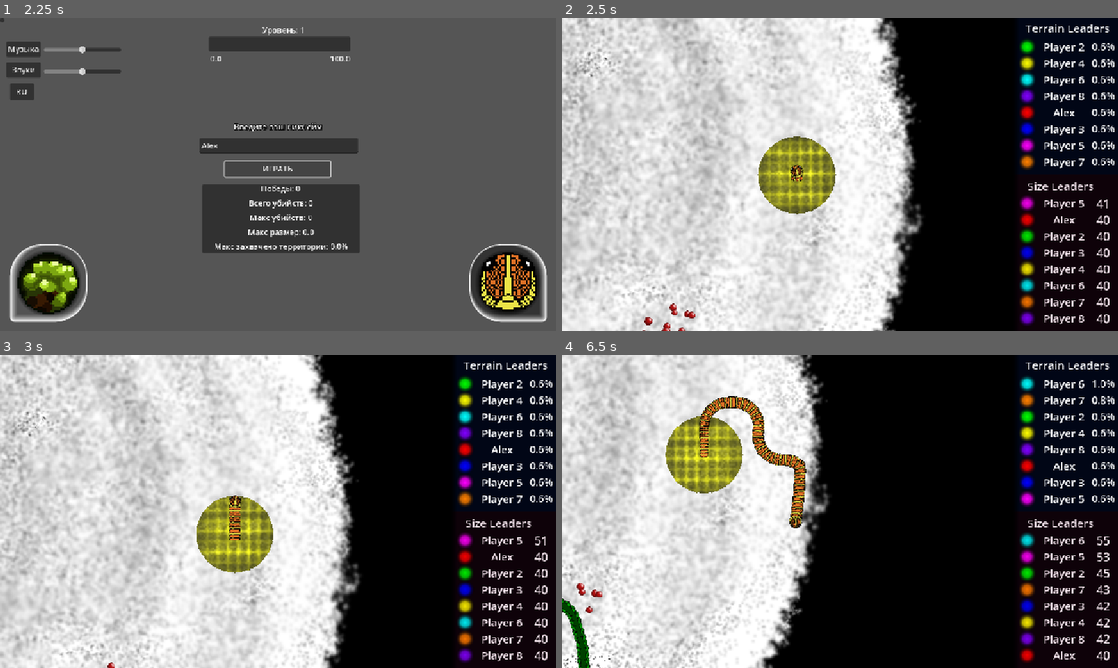
Above: before the commit, frames 1-4 (two rows, left to right).
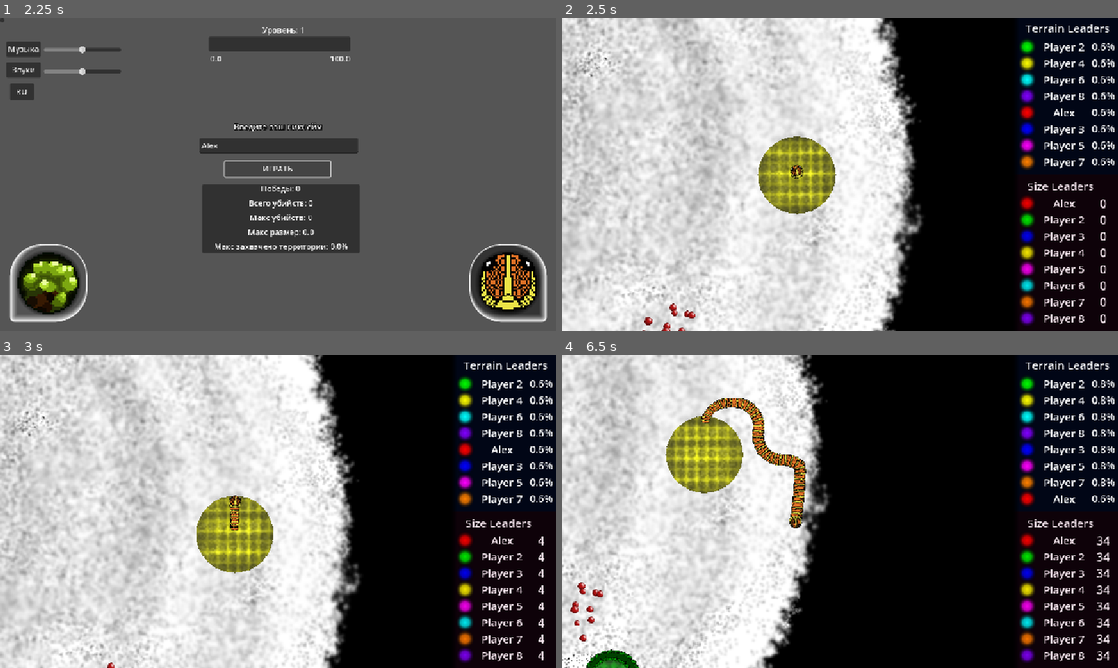
Above: after the commit, the same moments.

Repository: PeVANoD/Development-Management
Game: Godot game, scene res://project/scenes/menu/main_menu.tscn
Same seed, same stepped clock (60 frames per second), same inputs: the game is played once before the commit and once after it. Sound files missing from this copy of the repository are replaced by a short silence.
Inputs (mouse positions are in pixels of both pictures, inside the frame that each line leads up to):
- Up to frame 1 (2.25 s): click (278, 146) at 0.52 s; type "Alex" at 0.6 s; click "ИГРАТЬ" at 1.25 s; click "ИГРАТЬ" at 2 s
- Up to frame 2 (2.5 s): no input
- Up to frame 3 (3 s): tap Enter (Enter) at 2.75, 2.85 s; move the mouse to (400, 495) at 2.77 s; hold Up (ui_up) from 2.78 s (still down); click (400, 495) at 2.92 s
- Up to frame 4 (6.5 s): move the mouse to (728, 527) at 3.52 s; release Up (ui_up) at 3.53 s; tap 0 at 3.6 s; click (728, 527) at 3.67 s; move the mouse to (895, 442) at 4.27 s; hold Ctrl 4.28-5.03 s; hold Up (ui_up) 4.28-5.78 s; click (895, 442) at 4.42 s; move the mouse to (812, 574) at 5.02 s; tap Alt at 5.1 s; click (812, 574) at 5.17 s; move the mouse to (1006, 558) at 5.77 s; tap Enter (Enter) at 5.85 s; click (1006, 558) at 5.92 s

Frame 1 is identical in both runs. In frame 2, 1.1% of the frame differs, in the area x 14-99%, y 41-98%; in frame 3, 1.3%; in frame 4, 4.9%, in the area x 0-99%, y 6-100%.

Commit message:
Smooth grow

Diff:
--- a/project/scripts/snake.gd
+++ b/project/scripts/snake.gd
@@ -45,7 +45,11 @@
 var maxHistoryLength = 6
 var addLength = 6
 var time_since_last_growth: float = 0.0
-@export var is_controlled: bool = false  # Управляется ли эта змейка
+
+var growth_queue: int = 0
+var growth_timer: float = 0.0
+var growth_delay: float = 0.1
+@export var is_controlled: bool = false
 #endregion
 
 # Территории
@@ -96,6 +100,7 @@
 	keep_inside_bounds()
 	update_territory_capture(delta)
 	update_food_combo(delta)
+	update_growth_queue(delta)
 	checkBody()
 
 func update_camera():
@@ -265,36 +270,42 @@
 				changeBody()
 			await get_tree().create_timer(0.01).timeout
 
-# увеличение змейки
 func bodyGrow(amount = 1):
-	# Проверяем, что змейка еще жива и у неё есть части тела
 	if not is_inside_tree() or $Body.get_child_count() == 0:
 		return
 	if amount < 0:
 		loseGrowth(-amount)
 		return
-	for i in range(amount):
-		# Дополнительная проверка на каждой итерации
-		if $Body.get_child_count() == 0:
-			break
-
-		var newPart = $Body.get_child(0).duplicate()
-		newPart.z_index = $Body.get_child_count()
-		length += 1
-		if !ai_control:
-			G.size = length
-			G.max_size = max(G.max_size, length)
-
-		$Body.add_child(newPart)
-
-		# Устанавливаем начальную позицию на позицию текущего хвоста
-		var parts_count = $Body.get_child_count()
-		if parts_count > 1:
-			# Берем позицию предпоследней части (новый хвост будет за ней)
-			var prev_tail = $Body.get_child(parts_count - 2)
-			newPart.global_position = prev_tail.global_position
-		else:
-			newPart.global_position = $Head.global_position
+
+	growth_queue += amount
+
+func update_growth_queue(delta):
+	if growth_queue > 0:
+		growth_timer += delta
+		if growth_timer >= growth_delay:
+			growth_timer = 0.0
+			add_body_part()
+			growth_queue -= 1
+
+func add_body_part():
+	if $Body.get_child_count() == 0:
+		return
+
+	var newPart = $Body.get_child(0).duplicate()
+	newPart.z_index = $Body.get_child_count()
+	length += 1
+	if !ai_control:
+		G.size = length
+		G.max_size = max(G.max_size, length)
+
+	$Body.add_child(newPart)
+
+	var parts_count = $Body.get_child_count()
+	if parts_count > 1:
+		var prev_tail = $Body.get_child(parts_count - 2)
+		newPart.global_position = prev_tail.global_position
+	else:
+		newPart.global_position = $Head.global_position
 
 	changeBody()
 
